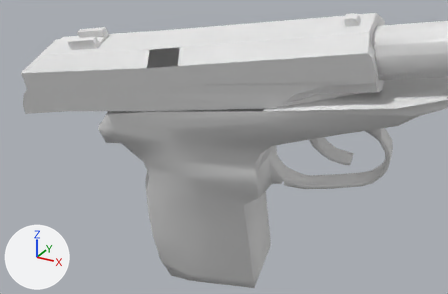
An edit to the OBJ model Vertex_Animation_Compiler/Assets/Makarov_Pistol_Reload169.obj, drawn before and after from the same camera.
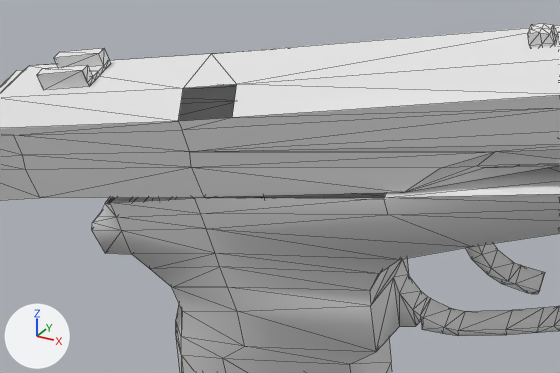
Each version is shown from a 50 mm lens placed at (0.4639, -0.3077, 0.0098), pointed at (0.3664, -0.1304, -0.0788), then close up on the part from 10% to 81% of the width and 0% to 71% of the height. The axes (+X, +Y, +Z) are drawn at lower left. The lights are the same throughout. The close-ups show mesh edges as thin lines. Where no turn or scale is listed for an object, it has been applied to the vertices.

Objects in the first close-up: 'Rest_of_the_gun_Sphere', 'Top_Slider_Sphere.001'.
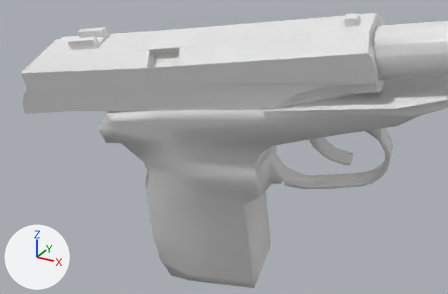
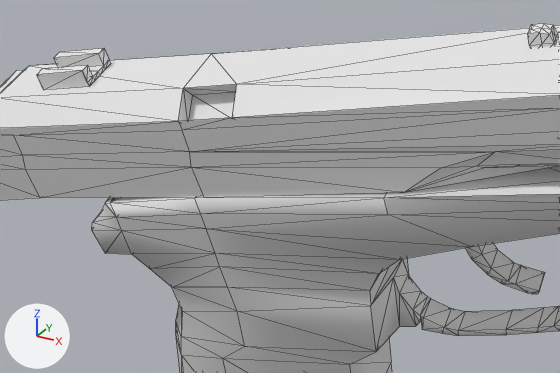
Location of each change, (x1, y1, x2, y2) in pixels of the close-ups (560 x 373 px):
part 1 of me_rest_of_the_gun_sphere, added: after (106, 193, 386, 203)
part 2 of me_top_slider_sphere_001, added: after (178, 84, 237, 121)

The change, as a diff of the scene's bpy script:
```diff
--- a/Vertex_Animation_Compiler/Assets/Makarov_Pistol_Reload169.obj.py
+++ b/Vertex_Animation_Compiler/Assets/Makarov_Pistol_Reload169.obj.py
@@ me_rest_of_the_gun_sphere @@
 me_rest_of_the_gun_sphere.from_pydata(...)  # 272 vertices, 519 faces; spans x 0.3113..0.4582, y -0.1384..-0.0827, z -0.1592..-0.0256
 # used by ob_rest_of_the_gun_sphere; location = (0.0, 0.0, 0.0)
 # verts and faces of me_rest_of_the_gun_sphere; kept vertices keep their numbers, new ones are numbered from 272
 # before: 164 (0.3787, -0.1087, -0.0546), 166 (0.3204, -0.1384, -0.0722) at pixel (104, 203), 175 (0.3218, -0.1383, -0.0719) at pixel (110, 202), 178 (0.3822, -0.1326, -0.0618) at pixel (383, 197), 179 (0.3422, -0.1366, -0.0677) at pixel (194, 198)
 # before: 180 (0.3183, -0.1144, -0.0646), 181 (0.3387, -0.1127, -0.0605), 183 (0.317, -0.1145, -0.065)
+# me_rest_of_the_gun_sphere part 1
+faces += [(164, 181, 179), (175, 179, 181), (166, 175, 183), (164, 179, 178), (175, 181, 180), (175, 180, 183)]
@@ me_top_slider_sphere_001 @@
 me_top_slider_sphere_001.from_pydata(...)  # 127 vertices, 227 faces; spans x 0.2787..0.4181, y -0.1467..-0.1085, z -0.0779..-0.0286
 # used by ob_top_slider_sphere_001; location = (0.0, 0.0, 0.0)
 # verts and faces of me_top_slider_sphere_001; kept vertices keep their numbers, new ones are numbered from 127
 # before: 65 (0.3541, -0.14, -0.0484) at pixel (232, 117), 68 (0.3425, -0.1413, -0.0504) at pixel (178, 121), 76 (0.3528, -0.1363, -0.0431) at pixel (236, 84), 77 (0.3413, -0.1375, -0.045) at pixel (183, 88)
+# me_top_slider_sphere_001 part 2
+verts[127] = (0.3541, -0.137, -0.0505)
+verts[128] = (0.3426, -0.1383, -0.0525)
+verts[129] = (0.3529, -0.1333, -0.0452)
+verts[130] = (0.3413, -0.1345, -0.0471)  # pixel (192, 95)
+faces += [(65, 128, 68), (127, 129, 130), (76, 77, 129), (65, 129, 127), (77, 128, 130), (65, 127, 128)]
+faces += [(127, 130, 128), (77, 130, 129), (65, 76, 129), (68, 128, 77)]
```
